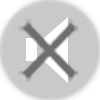
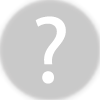
Before/after of a 100 x 100 layered artwork. What changed in the layer stack:
added layer "?" above "Layer 2" over (35, 16, 66, 84)
hid "quit" over (18, 18, 79, 82)
hid "sound" over (26, 17, 68, 83)
